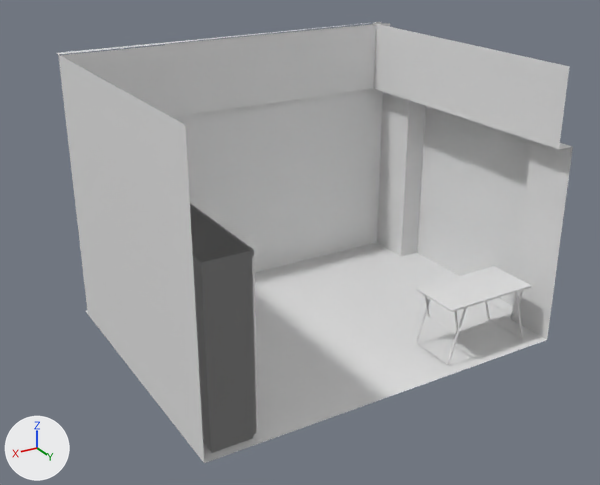
The Blender file untitled.blend as it was, and as the next commit left it.
Both versions are drawn from a 50 mm lens placed at (17.9, 37.5, 16.9), pointed at (-7.2, -4.4, -4.0). The lights are fixed; the arrows at lower left show +X, +Y and +Z.
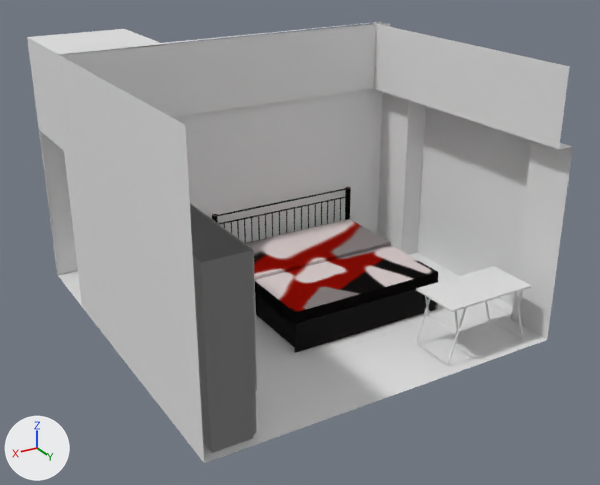
Edits to the bpy script that builds the scene:
```text
Add mat_material:
    mat_material = bpy.data.materials.new('Material')
    # uses the picture img_material_bump
    # uses the picture img_material_metallic
    # uses the picture img_matress
Change me_plane:
    where me_plane.from_pydata(...)  # 4 vertices, 1 face; spans x -1.0..1.0, y -1.0..1.0, z 0.0
    used by ob_plane; location = (4.84, -2.42, -0.58); rotation_euler = (0.802, 1.571, 0.805), in degrees (46, 90, 46); scale = (8.5, 9.0, 1.0)
    verts and faces of me_plane; kept vertices keep their numbers, new ones are numbered from 4
    me_plane part 1
    add delete_vertices([0])  # with the faces that use them
    add verts[1] = (1.0, -1.14, -0.02)  # moved, pixel (82, 306)
    add verts[4] = (-1.0, -1.78, -0.02)  # pixel (27, 36)
    add verts[5] = (-1.0, -1.78, -0.02)  # pixel (27, 36)
    add verts[6] = (-1.0, -1.78, -6.6)  # pixel (124, 28)
    add verts[7] = (-1.0, -1.77, -0.02)  # pixel (27, 37)
    add verts[8] = (-1.0, -1.14, -0.02)  # pixel (52, 51)
    add for new, old in zip([*range(9, 15)], [2, *range(4, 9)]): verts[new] = verts[old] + (0.72, 0.0, 0.0)
    add for new, old in zip([*range(15, 19)], [*range(10, 14)]): verts[new] = verts[old] + (1.28, 0.0, 0.0)
    add faces += [(1, 3, 9, 14), (4, 5, 11, 10), (5, 6, 12, 11), (10, 15, 18, 13), (7, 13, 14, 8), (4, 10, 13, 7)]
    add faces += [(11, 12, 17, 16), (10, 11, 16, 15), (2, 8, 14, 9)]
Change me_plane_001:
    where me_plane_001.from_pydata(...)  # 5 vertices, 1 face, 1 loose edge; spans x -1.0..1.0, y -1.0..1.0, z 0.0
    used by ob_plane_001; location = (-6.89, -11.42, -0.58); rotation_euler = (-1.571, 1.571, 0.0), in degrees (-90, 90, 0); scale = (8.5, 11.7, 1.0)
    verts and faces of me_plane_001; kept vertices keep their numbers, new ones are numbered from 5
    me_plane_001 part 2
    add verts[5] = (-1.0, -0.44, -7.06)  # pixel (124, 28)
    add verts[6] = (1.0, -0.44, -7.06)
    add verts[7] = (-1.0, -1.0, 0.0)  # pixel (58, 54)
    add verts[8] = (-1.0, -1.0, -7.06)  # pixel (27, 37)
    add faces += [(3, 5, 6, 4), (3, 7, 8, 5)]
Change me_plane_003:
    used by ob_plane_003; location = (-18.65, -2.43, -0.58); rotation_euler = (0.802, 1.571, 3.946), in degrees (46, 90, 226); scale = (8.5, 9.0, 1.0)
    remove me_plane_003.from_pydata(...)  # 117 vertices, 73 faces; spans x -1.0..1.0, y -1.0..1.1, z -23.5..1.4
    add me_plane_003.from_pydata(...)  # 149 vertices, 95 faces; spans x -1.0..1.0, y -1.0..1.8, z -23.5..1.4
    me_plane_003 part 3: 32 vertices added at x -1.0..1.0, y -1.0..1.8, z -23.5..-16.6
Add ob_cube_003:
    ob_cube_003 = bpy.data.objects.new('Cube.003', me_cube_003)  # 96 vertices, 92 faces; spans x -17.05..-4.84, y -10.58..-0.19, z -7.28..-6.13
    ob_cube_003.location = (0.01, -0.01, 0.01)
    ob_cube_003.scale = (0.897, 0.997, 0.997)
Add ob_cube:
    ob_cube = bpy.data.objects.new('Cube', me_cube)  # 1534 vertices, 825 faces; spans x -17.25..-4.63, y -11.09..-0.05, z -9.11..-3.72
    ob_cube.location = (0.01, -0.01, 0.01)
    ob_cube.scale = (0.897, 0.997, 0.997)
```

Pixel boxes (x1, y1, x2, y2) of what changed, in the pictures (600 x 485 px):
'Plane.003', reshaped
    before: (57, 22, 573, 463)
    after: (55, 22, 573, 463)
'Plane', reshaped (21% wider, 6% taller)
    before: (58, 55, 204, 462)
    after: (27, 29, 204, 462)
'Plane.001', reshaped
    before: (165, 23, 386, 273)
    after: (28, 23, 386, 243)
'Cube.003', added
    after: (245, 219, 438, 325)
'Cube', added
    after: (212, 187, 438, 353)
part 2 of me_plane_001, added
    after: (28, 29, 165, 55)
part 3 of me_plane_003, added
    after: (55, 23, 546, 463)
